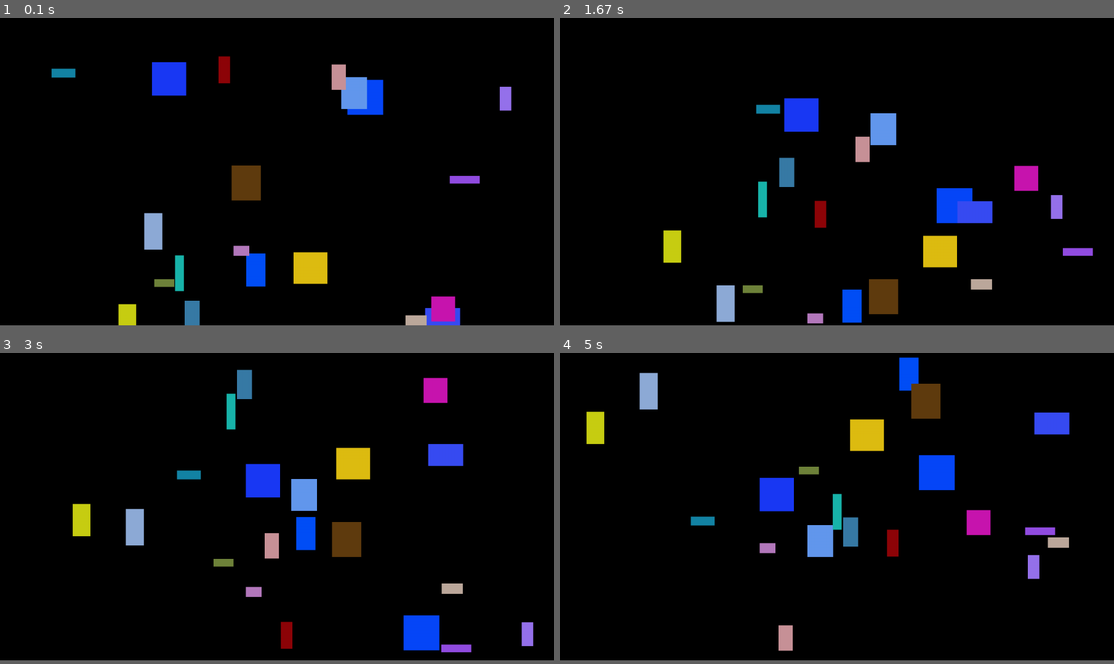
Above: before the commit, frames 1-4 (two rows, left to right).
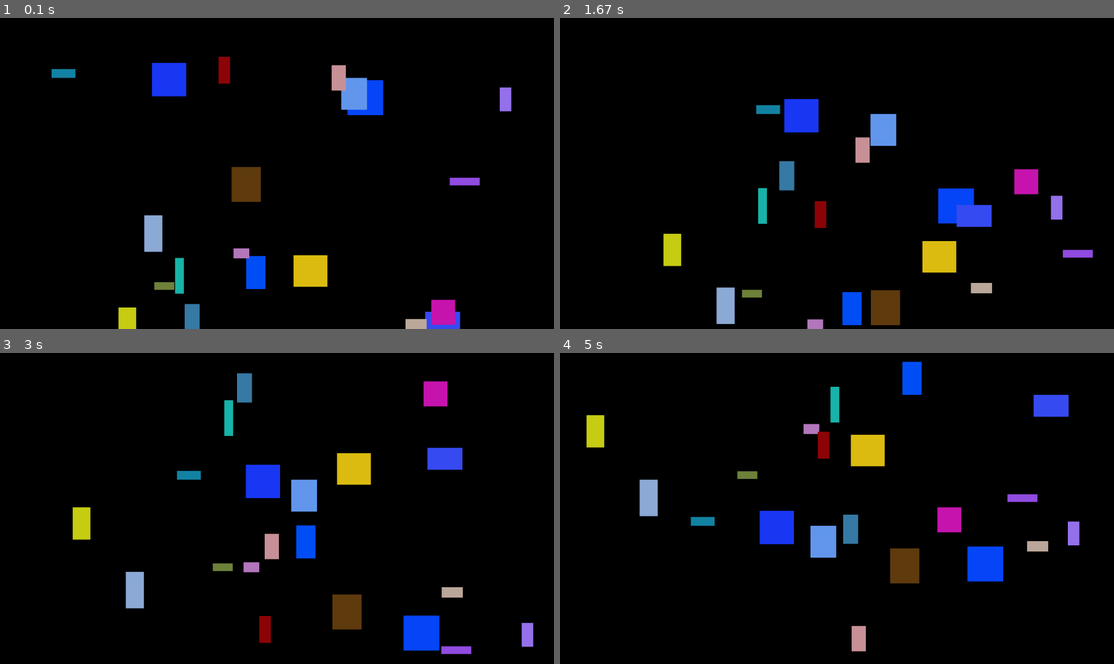
Above: after the commit, the same moments.

Repository: Everything42/rectangles-game
Game: pygame game, started from rectangle_pygame.py
Same seed, same stepped clock (60 frames per second), same inputs: the game is played once before the commit and once after it.
Inputs:
- Up to frame 1 (0.1 s): no input
- Up to frame 2 (1.67 s): no input
- Up to frame 3 (3 s): no input
- Up to frame 4 (5 s): no input
The window is 900x500 before the commit and 900x506 after it. Grey fills any space a smaller window leaves; there, only what the larger window draws over its background counts as a difference.

The runs differ from the first frame. In frame 1, 1.2% of the frame differs, in the area x 9-93%, y 12-100%; in frame 2, 2.0%; in frame 3, 4.2%; in frame 4, 9.9%, in the area x 4-94%, y 1-97%.

Commit message:
update to 810

Diff:
--- a/git_test.py
+++ b/rectangle_pygame.py
@@ -13,7 +13,7 @@
 
 # initialize display
 displayX = 1440
-displayY = 800
+displayY = 810
 screen = pygame.display.set_mode((displayX, displayY))
 pygame.display.set_caption("Rectangle game")
 
